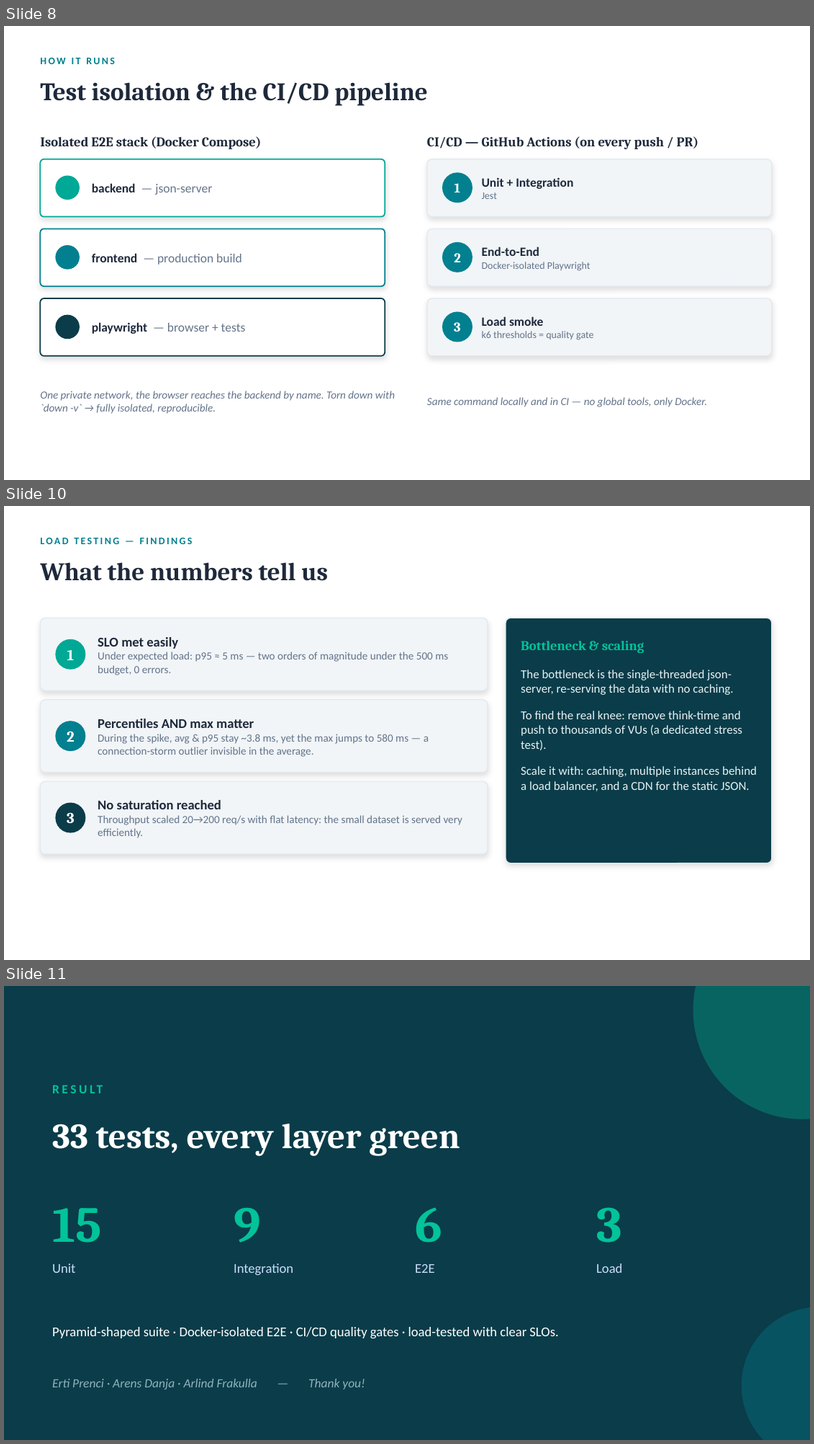
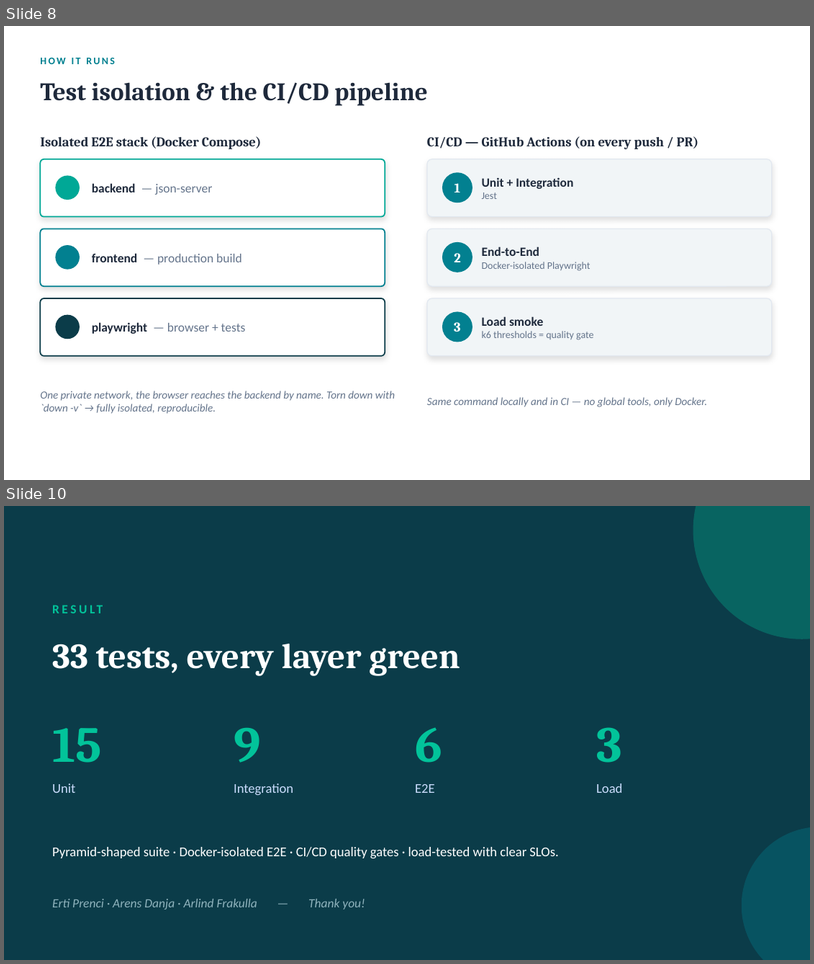
Before and after one commit to ChgAos444/React-QuizApp, a slide deck: presentation/WAT4-React-Quiz-Testing.pptx. Shown one above the other, each under a label of ours: slides 8, 10 and 11 before the commit, slides 8 and 10 after it; the slides between them are not shown. The pictures are 814x1444 and 814x964 pixels, drawn with LibreOffice and Linux fonts; fonts in the diff are those of the drawing. Boxes give left, top, right and bottom in pixels: in the first picture for what was removed or moved away, otherwise in the second. Text is boxed around its words. In the diff, an @@ line names an element or a change of style, - is before the commit and + after.

Commit message:
Remove the load-testing findings slide from the presentation
Drops slide 10 ("What the numbers tell us") — the deck now goes from the
load-testing charts straight to the closing slide. 10 slides total.

```diff
--- a/presentation/WAT4-React-Quiz-Testing.pptx
+++ b/presentation/WAT4-React-Quiz-Testing.pptx
@@ slide 10 removed at [4,506,810,960], background #FFFFFF @@
@@ text removed at [40,537,193,544] @@
-LOAD TESTING — FINDINGS
@@ text removed at [40,562,328,581] @@
-What the numbers tell us
@@ rounded rectangle removed at [40,618,488,690] @@
@@ rounded rectangle removed at [506,618,772,863] @@
@@ ellipse removed at [55,639,85,669] @@
@@ text removed at [67,650,75,660] @@
-1
@@ text removed at [98,637,448,675] @@
-SLO met easily
-Under expected load: p95 ≈ 5 ms — two orders of magnitude under the 500 ms budget, 0 errors.
@@ text removed at [521,641,645,653] @@
-Bottleneck & scaling
@@ text removed at [521,669,757,791] @@
-The bottleneck is the single-threaded json-server, re-serving the data with no caching.
-To find the real knee: remove think-time and push to thousands of VUs (a dedicated stress test).
-Scale it with: caching, multiple instances behind a load balancer, and a CDN for the static JSON.
@@ rounded rectangle removed at [40,700,488,772] @@
@@ ellipse removed at [55,721,85,751] @@
@@ text removed at [98,718,429,757] @@
-Percentiles AND max matter
-During the spike, avg & p95 stay ~3.8 ms, yet the max jumps to 580 ms — a connection-storm outlier invisible in the average.
@@ text removed at [67,731,75,741] @@
-2
@@ rounded rectangle removed at [40,781,488,854] @@
@@ ellipse removed at [55,803,85,833] @@
@@ text removed at [98,800,463,838] @@
-No saturation reached
-Throughput scaled 20→200 req/s with flat latency: the small dataset is served very efficiently.
@@ text removed at [67,812,75,823] @@
-3
@@ what was slide 11 is now slide 10 @@
```
Also in this commit, not shown: 1 slide changed.
